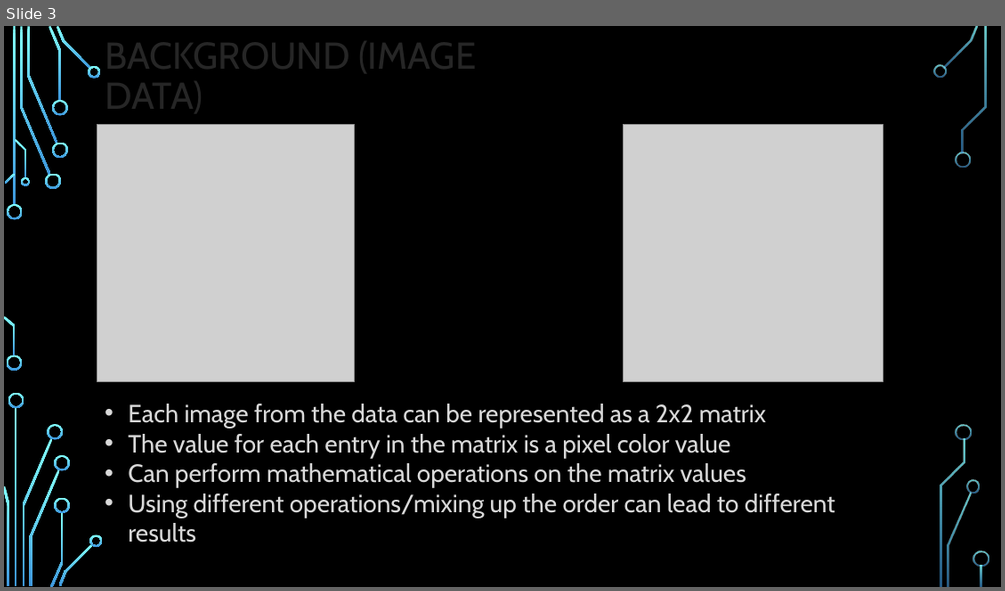
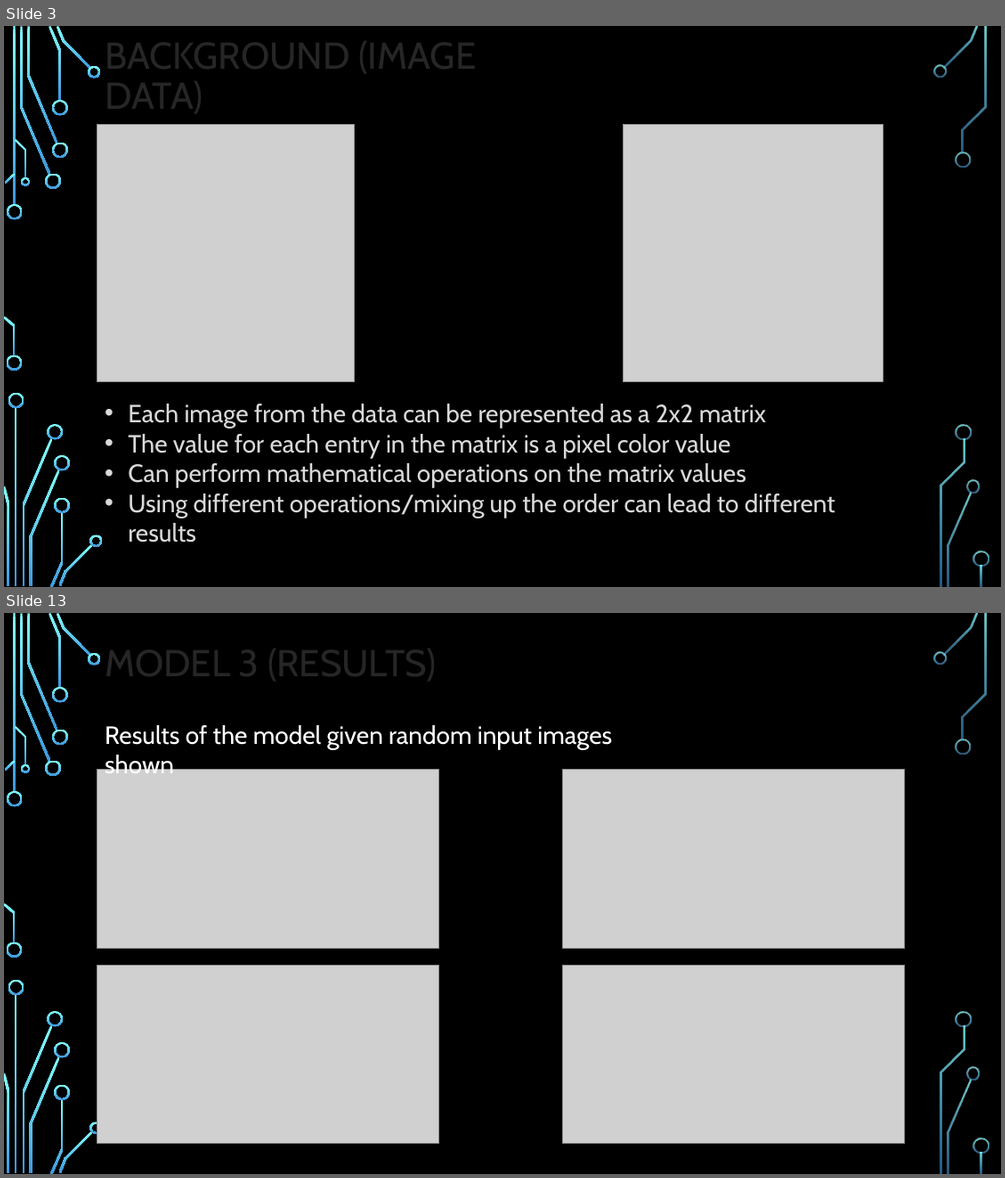
Before and after one commit to vdebnath/202_Honors_Option, a slide deck: Presentation.pptx. Shown one above the other, each under a label of ours: slide 3 before the commit, slides 3 and 13 after it; the slides between them are not shown. The pictures are 1005x591 and 1005x1178 pixels, drawn with LibreOffice and Linux fonts; fonts in the diff are those of the drawing; grey boxes stand for pictures; background and template pictures are left out. Boxes give left, top, right and bottom in pixels: in the first picture for what was removed or moved away, otherwise in the second. Text is boxed around its words. In the diff, an @@ line names an element or a change of style, - is before the commit and + after.

```diff
--- a/Presentation.pptx
+++ b/Presentation.pptx
@@ slide 13 added at (4,613,1001,1174), background picture (left out); not listed: 36 template elements that a slide beside it also shows @@
@@ title added at (105,641,437,686), 36 pt, text #262626 @@
+MODEL 3 (RESULTS)
@@ text added at (105,725,612,779), 24 pt, text #FFFFFF @@
+Results of the model given random input images shown
@@ picture added at (97,770,439,948) @@
@@ picture added at (563,770,905,948) @@
@@ picture added at (97,965,439,1143) @@
@@ picture added at (563,965,905,1143) @@
```
Also in this commit, not shown: 1 slide changed, 9 other slides added, 1 slide removed.
